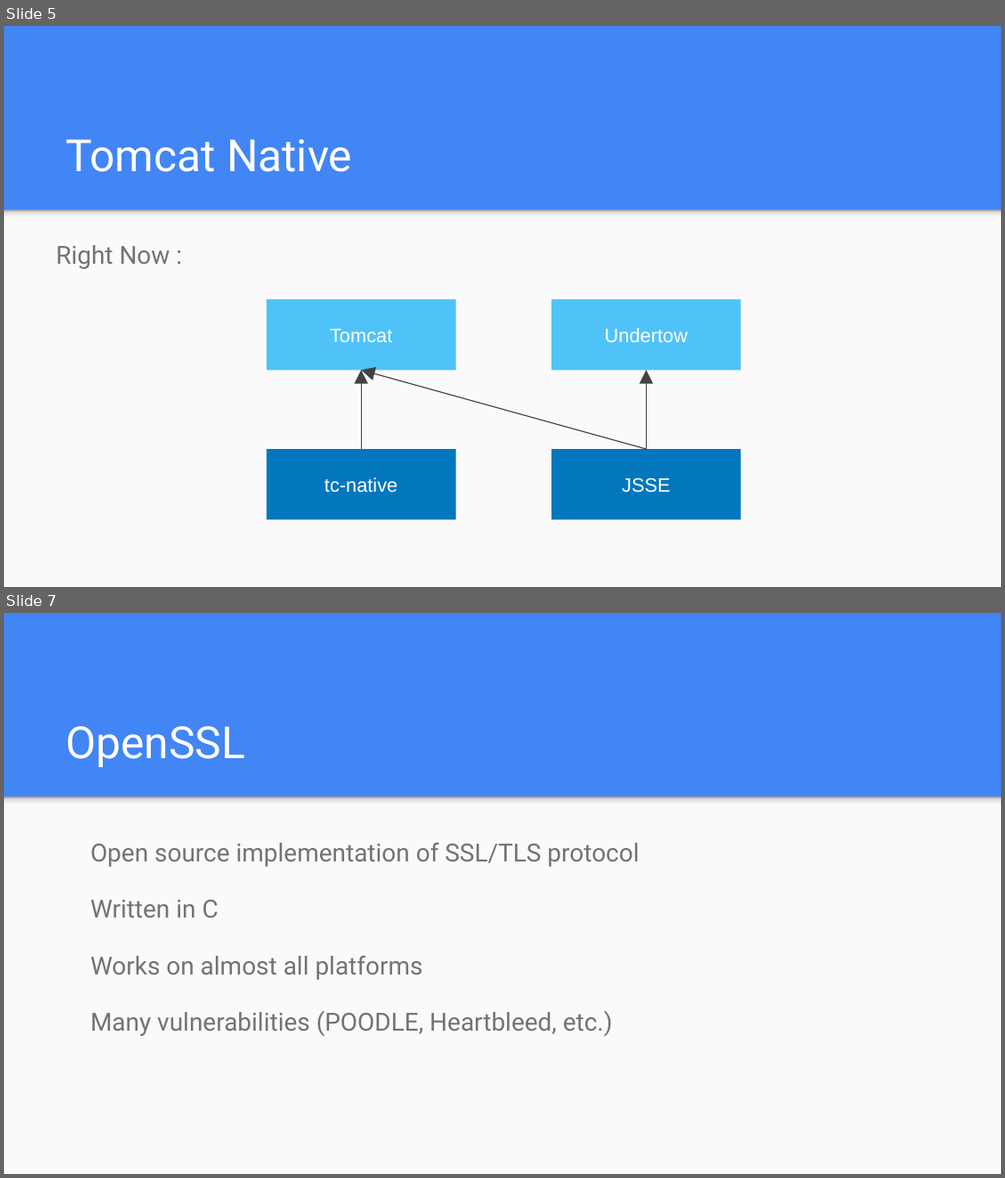
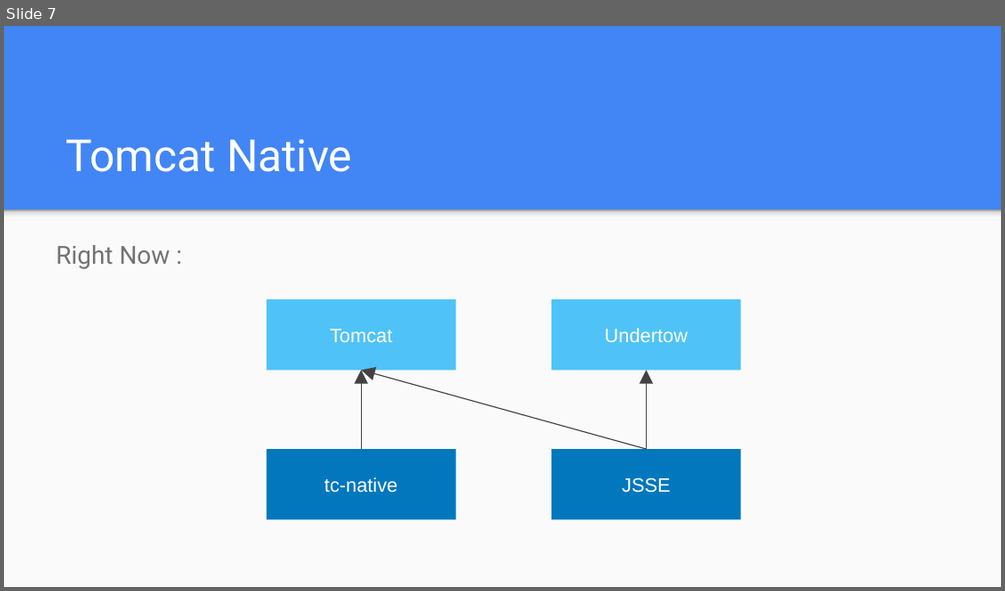
Before and after one commit to jocelynthode/tomcat-native2-doc, a slide deck: initial_presentation.pptx. Shown one above the other, each under a label of ours: slides 5 and 7 before the commit, slide 7 after it; the slides between them are not shown. The pictures are 1005x1178 and 1005x591 pixels, drawn with LibreOffice and Linux fonts; fonts in the diff are those of the drawing. Boxes give left, top, right and bottom in pixels: in the first picture for what was removed or moved away, otherwise in the second. Text is boxed around its words. In the diff, an @@ line names an element or a change of style, - is before the commit and + after.

```diff
--- a/initial_presentation.pptx
+++ b/initial_presentation.pptx
@@ slide 7 removed at bbox=[4, 613, 1001, 1174], background #4285F4; not listed: 2 template elements that a slide beside it also shows @@
@@ title removed at bbox=[65, 726, 245, 767] @@
-OpenSSL
@@ text removed at bbox=[90, 843, 639, 1036] @@
-Open source implementation of SSL/TLS protocol
-Written in C
-Works on almost all platforms
-Many vulnerabilities (POODLE, Heartbleed, etc.)
@@ what was slide 5 is now slide 7 @@
```
Also in this commit, not shown: 6 slides changed, 2 other slides removed, 1 other file.
